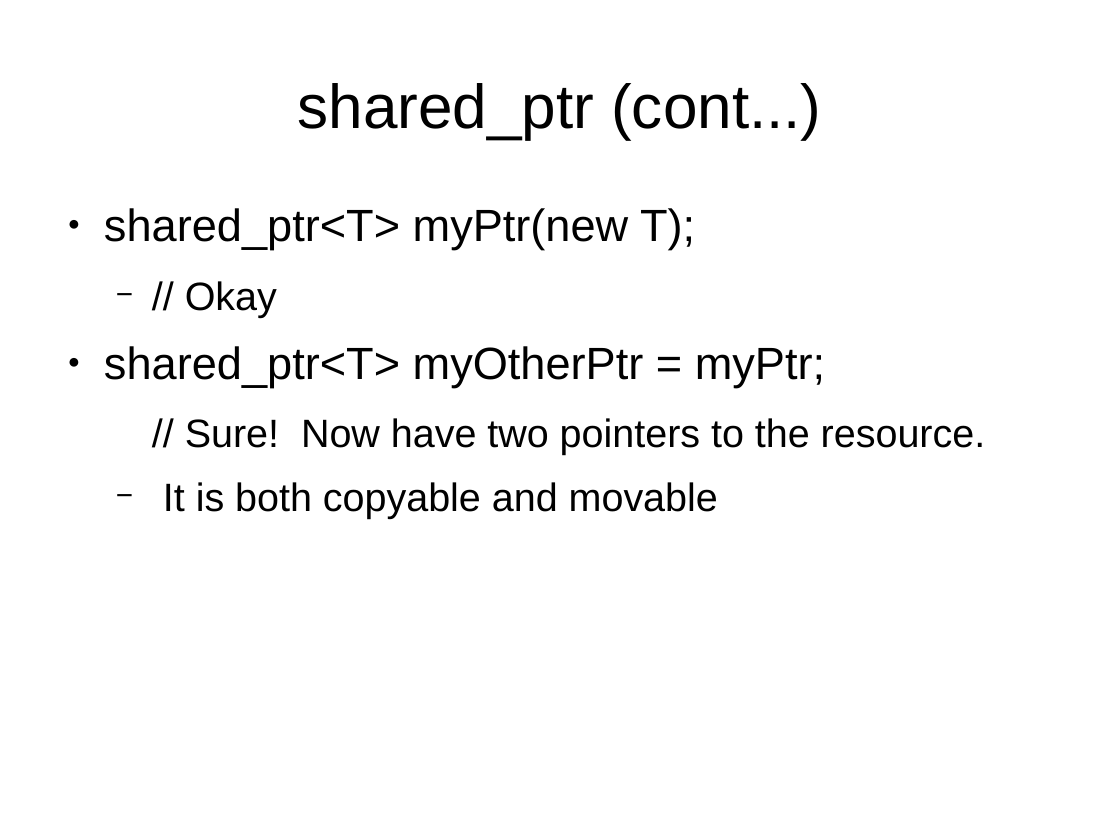
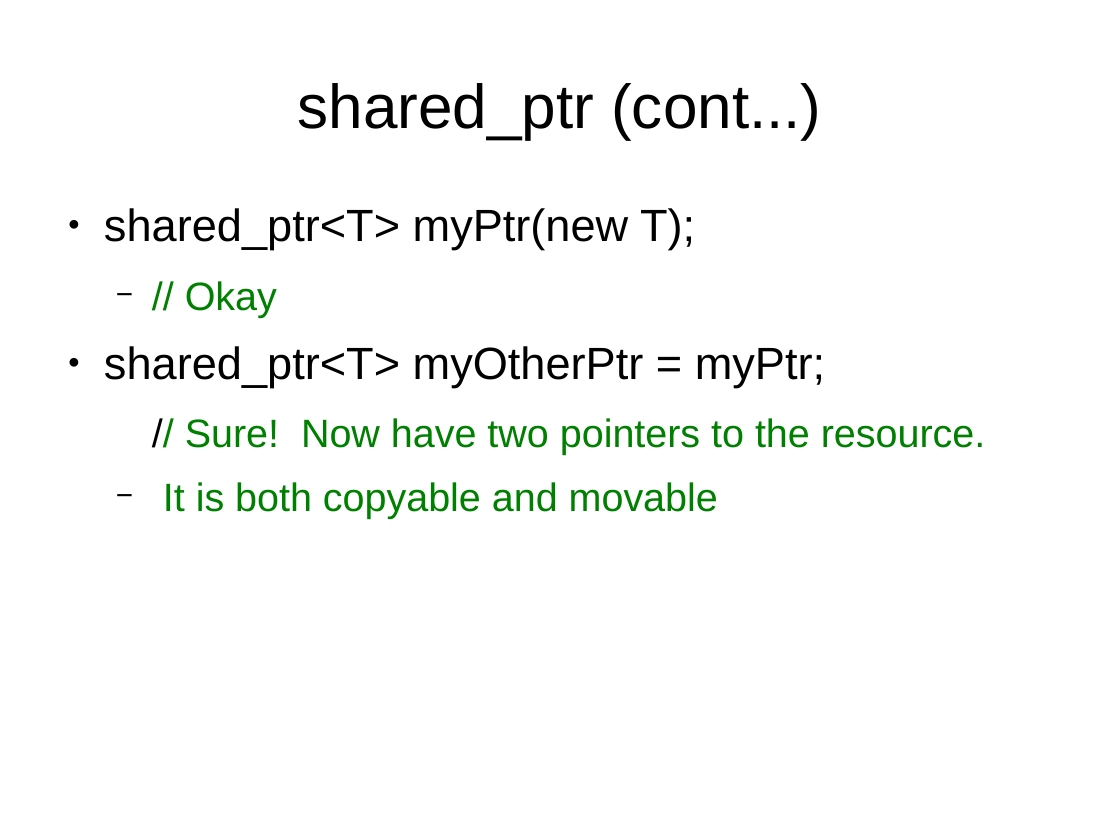
Before and after one commit to kks32/cpp-software-development, a slide deck: slide 3 of Ex3_Smart_Pointers/Ex3_Smart_Pointers.odp. Drawn at 1120x840 pixels with LibreOffice and Linux fonts; fonts in the diff are those of the drawing. Boxes give left, top, right and bottom in pixels: in the first picture for what was removed or moved away, otherwise in the second. Text is boxed around its words. In the diff, an @@ line names an element or a change of style, - is before the commit and + after.

Commit message:
Smart Pointers

```diff
--- a/Ex3_Smart_Pointers/Ex3_Smart_Pointers.odp
+++ b/Ex3_Smart_Pointers/Ex3_Smart_Pointers.odp
@@ text at [163,281,986,519]: text colour #000000 to #008000 in "// Okay", "// Sure! Now have two pointers to ...", "It is both copyable and movable" @@
```
Also in this commit, not shown: 2 other slides changed, 4 slides added, 1 other file.
